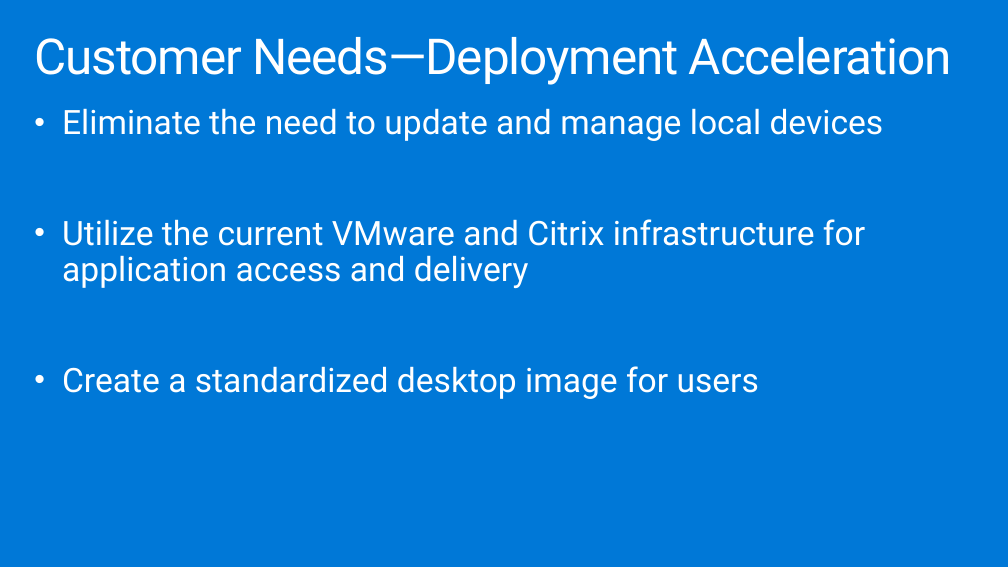
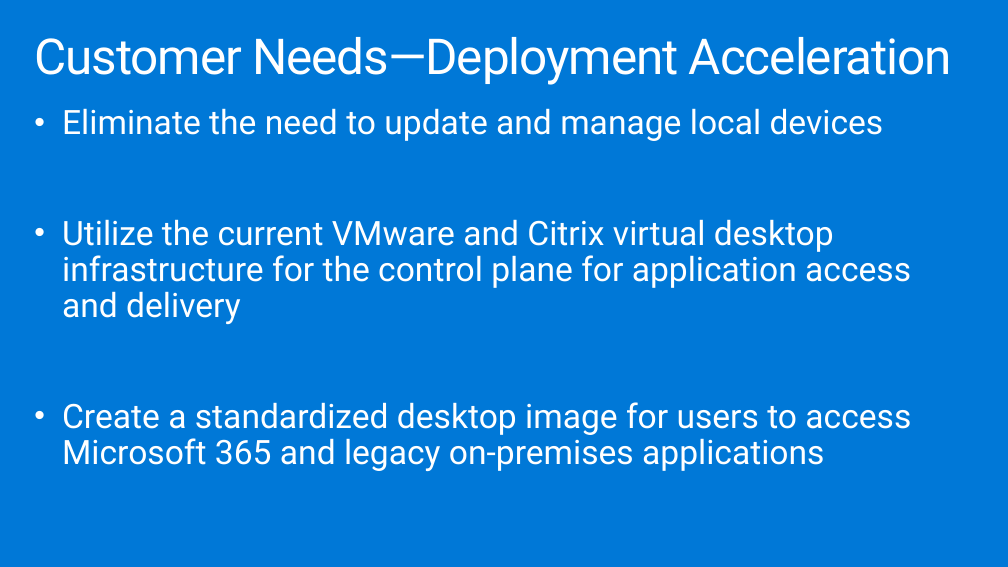
Before and after one commit to dwnatwick/MCW-Windows-Virtual-Desktop, a slide deck: slide 10 of Whiteboard-design-session/WDS trainer presentation - Windows Virtual Desktop.pptx (slide 9 before the commit). Drawn at 1008x567 pixels with LibreOffice and Linux fonts; fonts in the diff are those of the drawing. Boxes give left, top, right and bottom in pixels: in the first picture for what was removed or moved away, otherwise in the second. Text is boxed around its words. In the diff, an @@ line names an element or a change of style, - is before the commit and + after.

```diff
--- a/Whiteboard-design-session/WDS trainer presentation - Windows Virtual Desktop.pptx
+++ b/Whiteboard-design-session/WDS trainer presentation - Windows Virtual Desktop.pptx
@@ text at box(62, 219, 911, 471): text changed @@
-• Utilize the current VMware and Citrix infrastructure for application access and delivery
-• Create a standardized desktop image for users
+• Utilize the current VMware and Citrix virtual desktop infrastructure for the control plane for application access and delivery
+• Create a standardized desktop image for users to access Microsoft 365 and legacy on-premises applications
```
Also in this commit, not shown: 10 other slides changed, 1 slide added, 2 other files.
